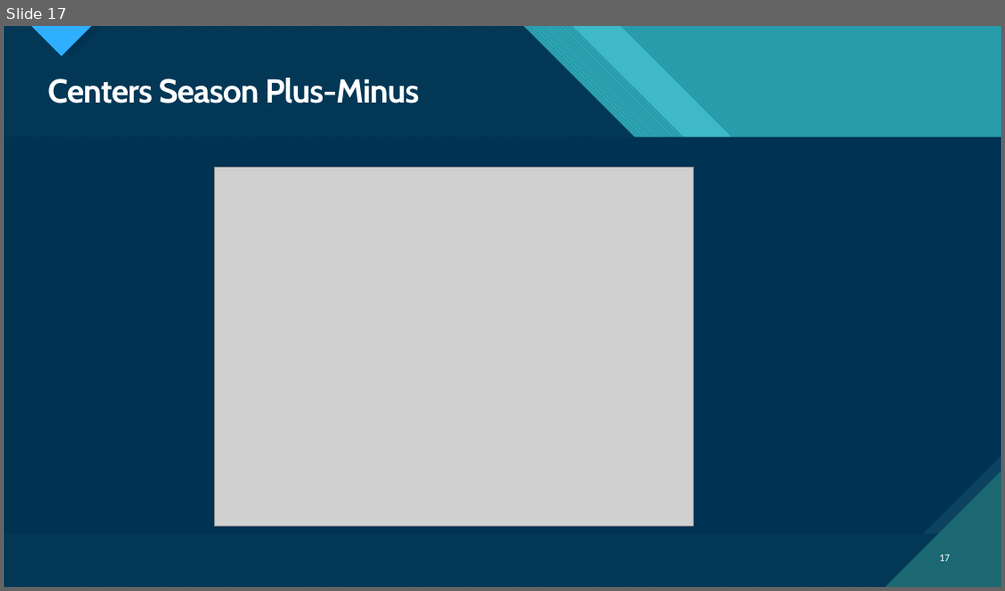
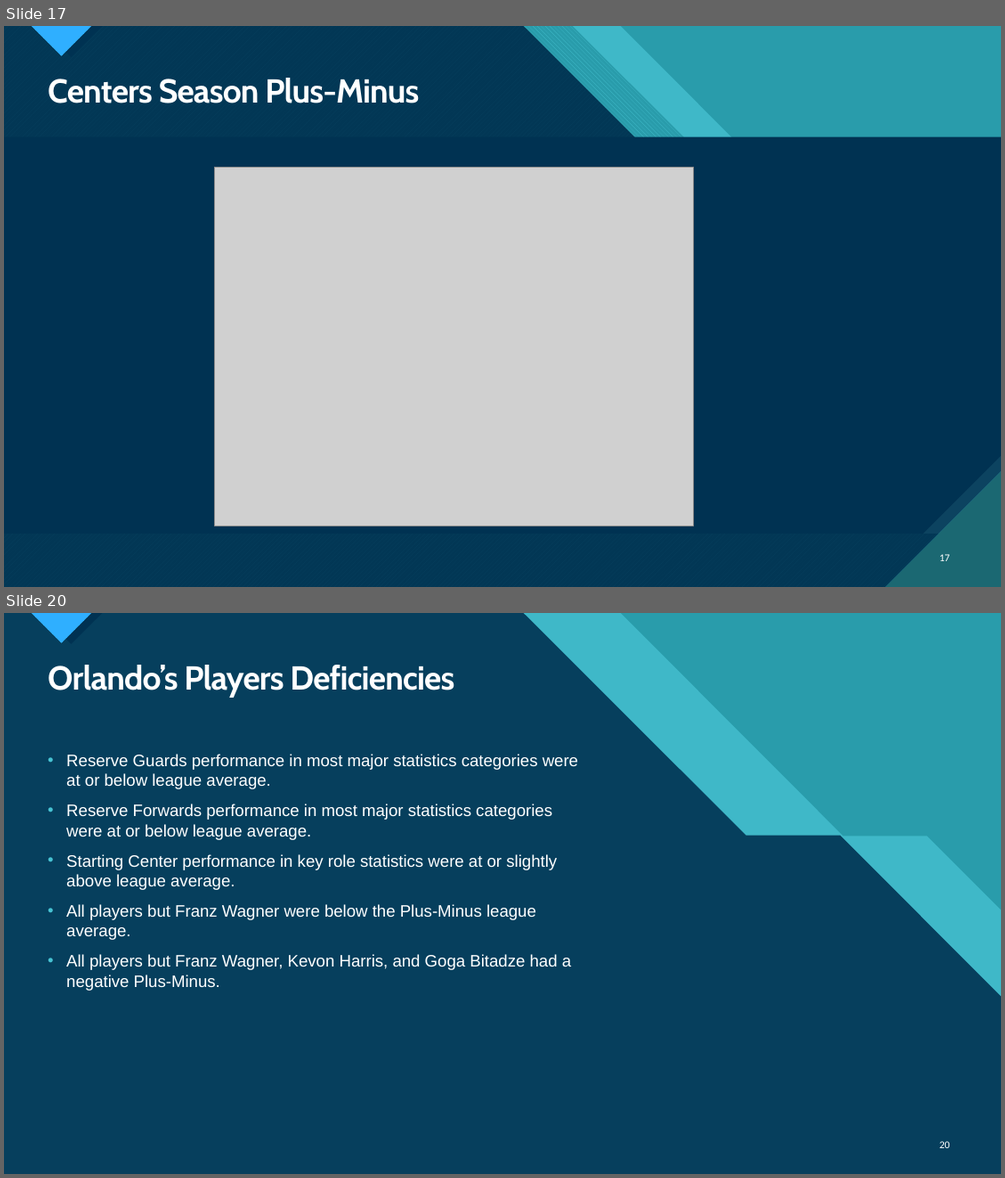
Before and after one commit to CandaceDoesData/Group_Project_1, a slide deck: DRC-Presentation.pptx. Shown one above the other, each under a label of ours: slide 17 before the commit, slides 17 and 20 after it; the slides between them are not shown. The pictures are 1005x591 and 1005x1178 pixels, drawn with LibreOffice and Linux fonts; fonts in the diff are those of the drawing; grey boxes stand for pictures. Boxes give left, top, right and bottom in pixels: in the first picture for what was removed or moved away, otherwise in the second. Text is boxed around its words. In the diff, an @@ line names an element or a change of style, - is before the commit and + after.

```diff
--- a/DRC-Presentation.pptx
+++ b/DRC-Presentation.pptx
@@ slide 20 added at (4,613,1001,1174), background #47C3D3; not listed: 14 template elements that a slide beside it also shows @@
@@ title added at (48,665,454,697), 32 pt, text #FFFFFF, bold @@
+Orlando’s Players Deficiencies
@@ text added at (66,754,578,990), 16 pt, text #FFFFFF @@
+• Reserve Guards performance in most major statistics categories were at or below league average.
+• Reserve Forwards performance in most major statistics categories were at or below league average.
+• Starting Center performance in key role statistics were at or slightly above league average.
+• All players but Franz Wagner were below the Plus-Minus league average.
+• All players but Franz Wagner, Kevon Harris, and Goga Bitadze had a negative Plus-Minus.
@@ page number added at (939,1141,950,1148), 10 pt, text #FFFFFF @@
+20
```
Also in this commit, not shown: 5 other slides added, 1 slide removed.
